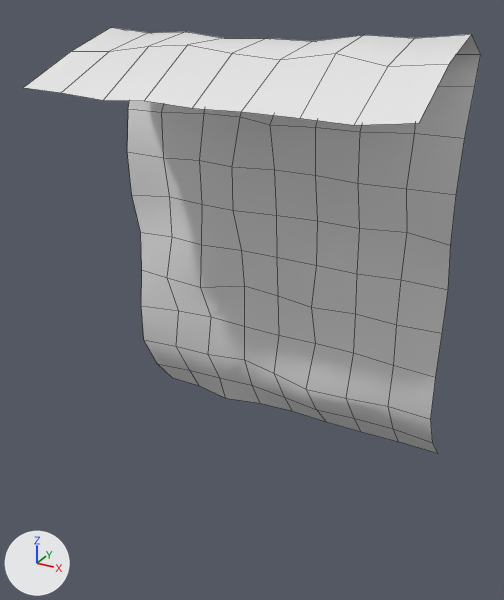
The FBX model Assets/ReSurvivor2/Blender/S7U_EarthBank_2m_B_LOD1/S7U_EarthBank_2m_B_LOD1.fbx: old version first, new version second.
Rendered twice from a 50 mm lens placed at (1.73, -3.61, 2.58), pointed at (0.02, -0.51, 1.02). Lighting does not change. The marker at lower left points along +X, +Y and +Z. The first picture is the older version. Mesh edges are drawn as thin lines. Materials are left out; every surface is plain grey. Where no turn or scale is listed for an object, it has been applied to the vertices.

Objects in the first picture: 'S7U_EarthBank_2m_B_LOD1'.
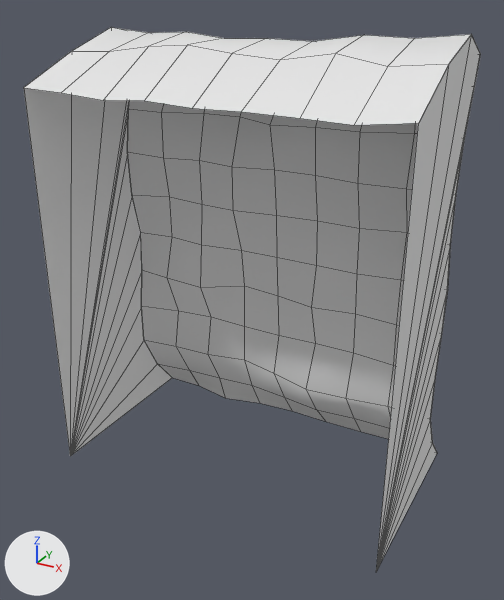
What differs and where, as boxes (x1, y1, x2, y2) in the pictures (504 x 600 px):
'S7U_EarthBank_2m_B_LOD1', reshaped (28% taller): before (23, 27, 481, 453); after (23, 27, 481, 572)
part 1 of me_s7u_earthbank_2m_b_lod1_mesh, added: after (24, 63, 172, 456)
part 2 of me_s7u_earthbank_2m_b_lod1_mesh, added: after (376, 35, 480, 572)

Edits to the bpy script that builds the scene:
```text
Change me_s7u_earthbank_2m_b_lod1_mesh:
    used by ob_s7u_earthbank_2m_b_lod1; location = (0.0, 0.0, 0.0)
    remove me_s7u_earthbank_2m_b_lod1_mesh.from_pydata(...)  # 126 vertices, 104 faces; spans x -1.0..1.0, y -1.01..0.13, z -0.07..2.41
    add me_s7u_earthbank_2m_b_lod1_mesh.from_pydata(...)  # 156 vertices, 130 faces; spans x -1.0..1.0, y -1.01..0.13, z -0.07..2.41
    me_s7u_earthbank_2m_b_lod1_mesh part 1: a new loose piece of 15 vertices spanning x -1.0, y -1.0..0.11, z -0.06..2.4
    me_s7u_earthbank_2m_b_lod1_mesh part 2: a new loose piece of 15 vertices spanning x 1.0, y -1.0..0.12, z -0.06..2.41
```
